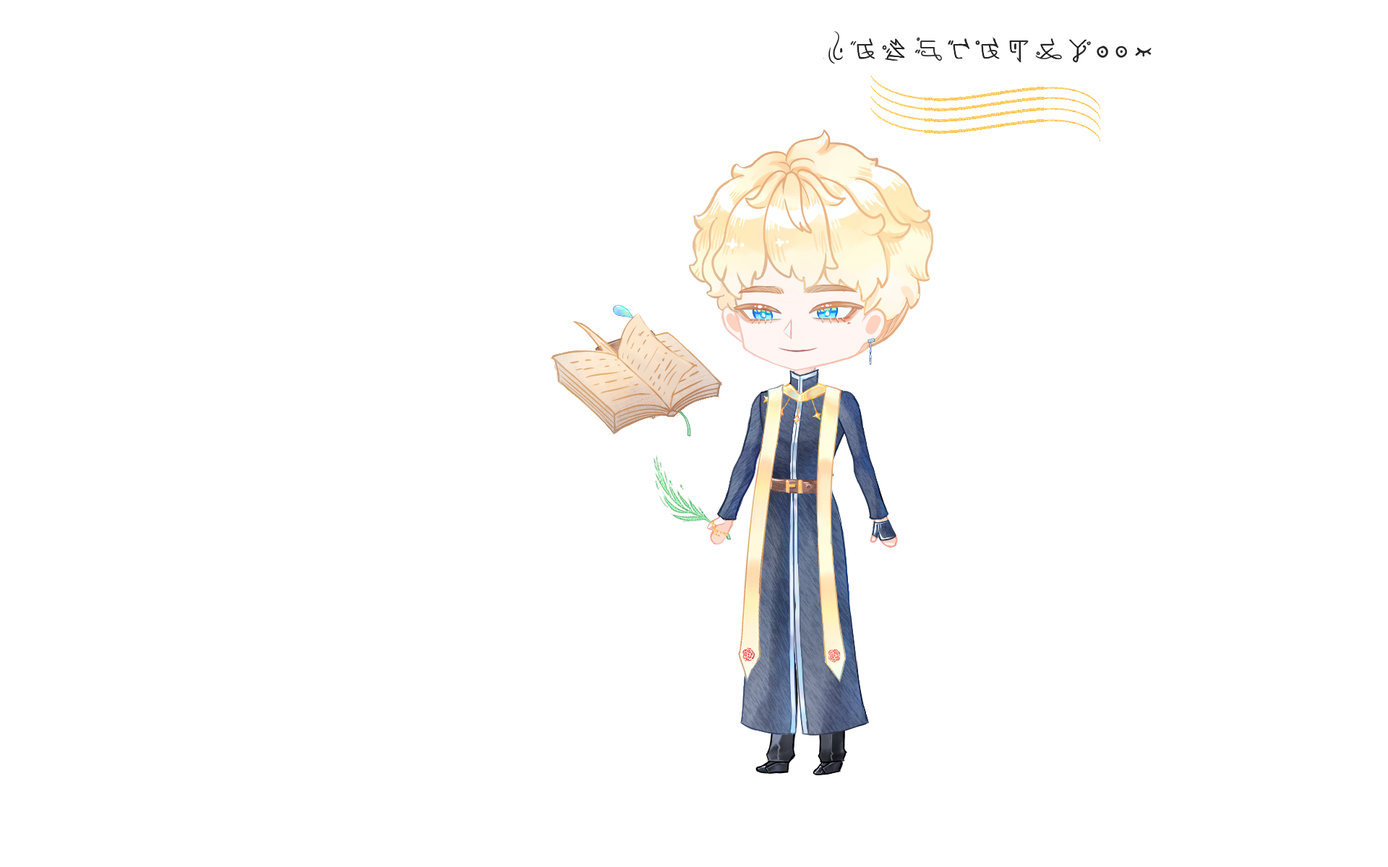
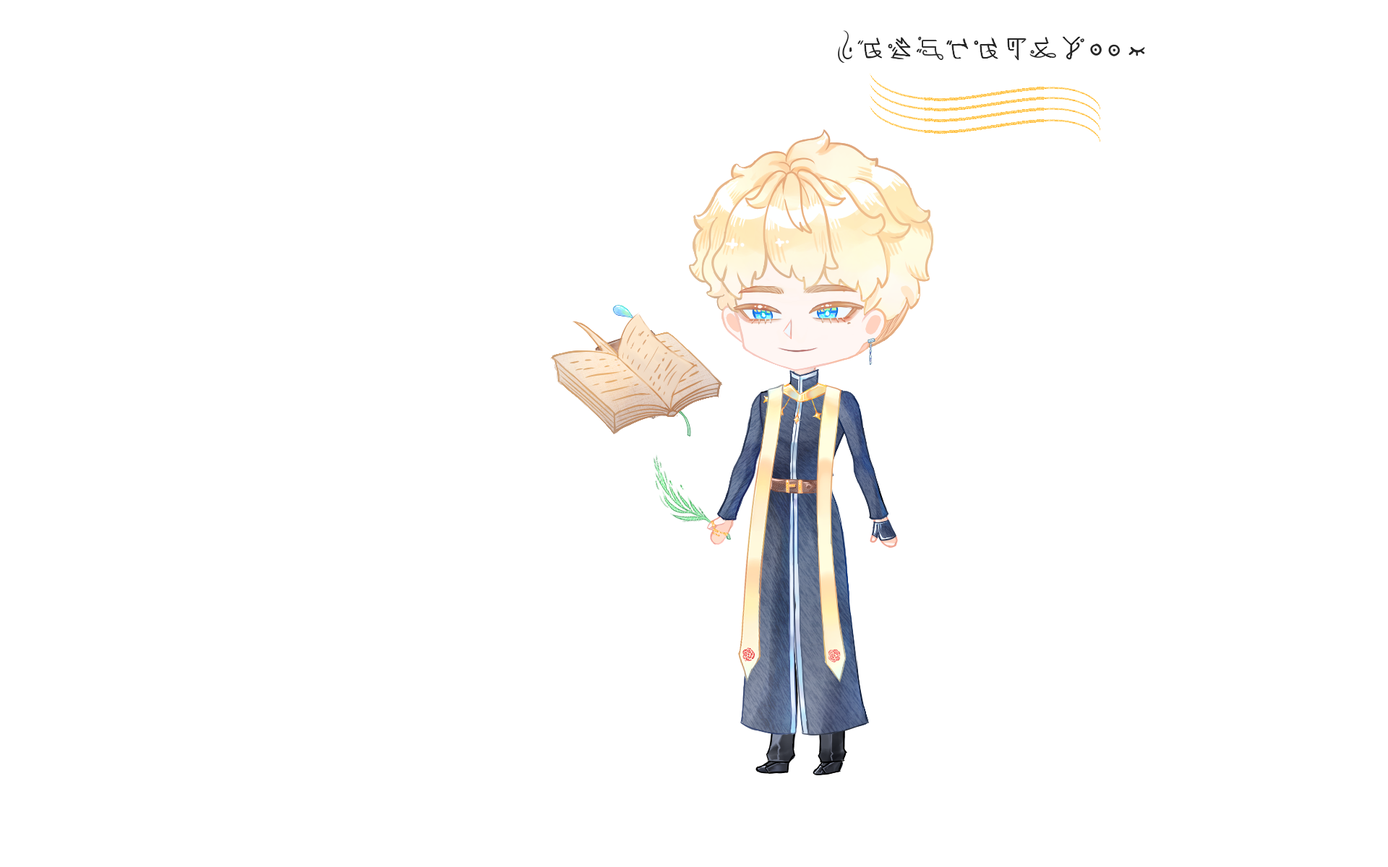
Comparing the layer stacks of the two w=1388, h=867 images. Changes:
removed layer "A段" (in "技能" › "詠唱") from group "詠唱" over [823, 31, 970, 64]
removed layer "B段" (in "技能" › "詠唱") from group "詠唱" over [974, 35, 1152, 63]
added group "A段" (in "技能" › "詠唱") with 5 layers in group "詠唱" over [837, 30, 969, 63]
added layer "A_1" in group "A段" over [837, 30, 853, 63]
added layer "A_2" in group "A段" over [857, 37, 882, 59]
added layer "A_3" in group "A段" over [887, 36, 911, 60]
added layer "A_4" in group "A段" over [916, 36, 944, 60]
added layer "A_5" in group "A段" over [946, 38, 969, 60]
added group "B段" (in "技能" › "詠唱") with 7 layers in group "詠唱" over [973, 36, 1145, 61]
added layer "B_1" in group "B段" over [973, 36, 999, 60]
added layer "B_2" in group "B段" over [1006, 38, 1027, 61]
added layer "B_3" in group "B段" over [1029, 36, 1056, 59]
added layer "B_4" in group "B段" over [1062, 36, 1085, 60]
added layer "B_5" in group "B段" over [1089, 43, 1102, 56]
added layer "B_6" in group "B段" over [1107, 44, 1120, 57]
added layer "B_7" in group "B段" over [1128, 46, 1145, 57]
